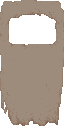
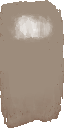
Layered file, before and after one edit (w=64, h=128). Changes by layer:
showed "Saved3", painted on it over left=0, top=0, right=64, bottom=128
hid "Saved1", painted on it over left=0, top=0, right=64, bottom=126
